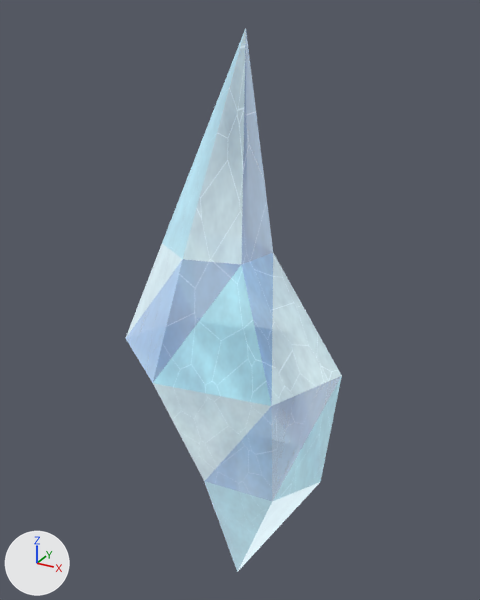
Two versions of the Blender file assets/vfx/ice_shield/ice_crystal_shard.blend, one commit apart.
Both versions are drawn from a 50 mm lens placed at (0.285, -0.512, 0.354), pointed at (-0.004, 0.013, 0.091). Lighting does not change. The marker at lower left points along +X, +Y and +Z. The older version comes first.

In view in the first picture: 'ICE_CRYSTAL_SHARD'.
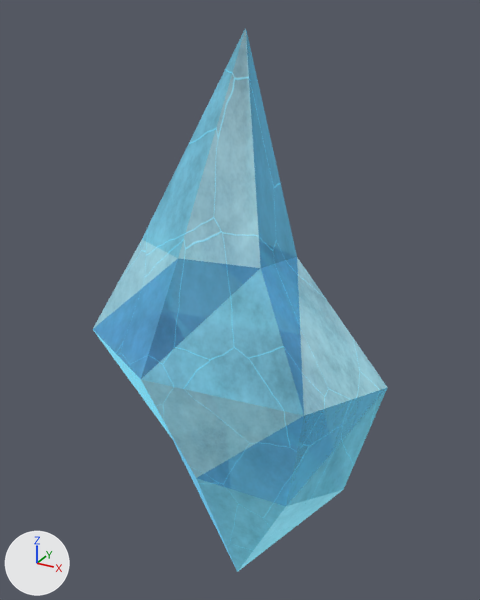
Location of each change, (x1, y1, x2, y2) in pixels of the pictures (480 x 600 px):
'ICE_CRYSTAL_SHARD', surface changed, reshaped (darker, 36% wider)
    before: (126, 28, 342, 572)
    after: (93, 28, 388, 572)

Edits to the bpy script that builds the scene:
```text
Change mat_mat_ice_crystal_blueglass:
    remove # nodes: BsdfPrincipled, BsdfTransparent, Bump, Emission, LayerWeight, Math x2, MixShader x2, OutputMaterial, TexCoord, TexNoise, TexVoronoi, ValToRGB x3
    remove # colours: blue #3e709b, blue #6eb6f5, white #ffffff, black #000000, blue #c3d5ea
    nodes: BsdfPrincipled, BsdfTransparent, Bump, Emission, LayerWeight, Math x4, MixRGB, MixShader x2, OutputMaterial, TexCoord, TexNoise x2, TexVoronoi, ValToRGB x3, VectorMath x3
    colours: dark blue #2b5170, blue #66ade9, white #ffffff, black #000000, cyan #5bc7ee
Change mat_mat_ice_crystal_cyanfacet:
    remove # nodes: BsdfPrincipled, BsdfTransparent, Bump, Emission, LayerWeight, Math x2, MixShader x2, OutputMaterial, TexCoord, TexNoise, TexVoronoi, ValToRGB x3
    remove # colours: cyan #6396a8, cyan #a2eeff, white #ffffff, black #000000, pale blue #cfe8f3
    nodes: BsdfPrincipled, BsdfTransparent, Bump, Emission, LayerWeight, Math x4, MixRGB, MixShader x2, OutputMaterial, TexCoord, TexNoise x2, TexVoronoi, ValToRGB x3, VectorMath x3
    colours: dark cyan #476d7b, cyan #9ae3fd, white #ffffff, black #000000, cyan #6adbf6
Change mat_mat_ice_crystal_frostfacet:
    remove # nodes: BsdfPrincipled, BsdfTransparent, Bump, Emission, LayerWeight, Math x2, MixShader x2, OutputMaterial, TexCoord, TexNoise, TexVoronoi, ValToRGB x3
    remove # colours: greyish cyan #8ea7b1, pale blue #e1ffff, white #ffffff, black #000000, white #e3f2f8
    nodes: BsdfPrincipled, BsdfTransparent, Bump, Emission, LayerWeight, Math x4, MixRGB, MixShader x2, OutputMaterial, TexCoord, TexNoise x2, TexVoronoi, ValToRGB x3, VectorMath x3
    colours: greyish cyan #667981, pale blue #d7faff, white #ffffff, black #000000, cyan #81e5fb
Change mat_mat_ice_crystal_shadowfacet:
    remove # nodes: BsdfPrincipled, BsdfTransparent, Bump, Emission, LayerWeight, Math x2, MixShader x2, OutputMaterial, TexCoord, TexNoise, TexVoronoi, ValToRGB x3
    remove # colours: dark blue #33577c, blue #6091c7, white #ffffff, black #000000, pale blue #c1cbda
    nodes: BsdfPrincipled, BsdfTransparent, Bump, Emission, LayerWeight, Math x4, MixRGB, MixShader x2, OutputMaterial, TexCoord, TexNoise x2, TexVoronoi, ValToRGB x3, VectorMath x3
    colours: dark blue #233e59, blue #5889bd, white #ffffff, black #000000, cyan #58bddf
Change me_ice_crystal_shard_mesh:
    used by ob_ice_crystal_shard; location = (0.0, 0.0, 0.0)
    remove me_ice_crystal_shard_mesh.from_pydata(...)  # 20 vertices, 36 faces; spans x -0.117..0.108, y -0.089..0.068, z -0.25..0.34
    add me_ice_crystal_shard_mesh.from_pydata(...)  # 20 vertices, 36 faces; spans x -0.161..0.152, y -0.089..0.068, z -0.25..0.34
    me_ice_crystal_shard_mesh part 1: 18 of 20 vertices moved; they spanned x -0.117..0.108, y -0.089..0.068, z -0.09..0.15 and now span x -0.161..0.152, y -0.089..0.068, z -0.09..0.15; mean shift (0.0, 0.0, 0.0); largest move (0.108, 0.008, 0.04) -> (0.152, 0.008, 0.04)
```
